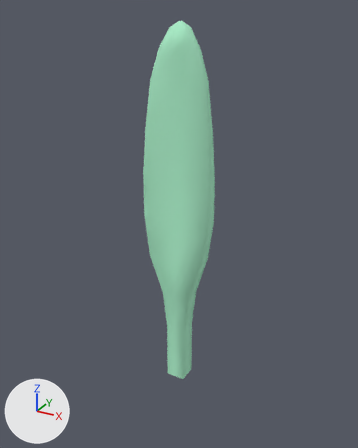
One commit to the Blender file BendyLeaf.blend: the scene before it, then after it.
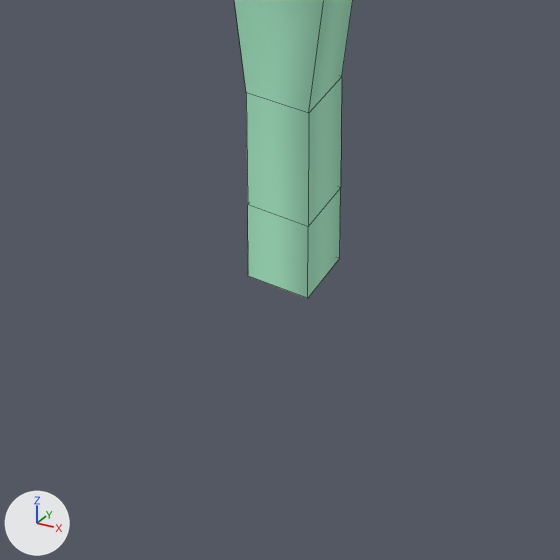
Old and new are each drawn whole from a camera (50 mm lens) standing at (33.4, -60.9, 58.6) and looking at (-1.4, 2.3, 27.0) and again close up on the part from 29% to 70% of the width and 67% to 100% of the height. The lights are fixed; the arrows at lower left show +X, +Y and +Z. The close-ups show mesh edges as thin lines.

Before the edit, the objects in view are built like this:
```python
me_cube_001 = bpy.data.meshes.new('Cube.001')
me_cube_001.from_pydata(...)  # 58 vertices, 58 faces; spans x -5.3..5.3, y -2.0..3.2, z 0.0..56.9
me_cube_001.polygons.foreach_set('use_smooth', [True] * 58)
me_cube_001.materials.append(mat_material_001)  # green #b3f6d1
# before: 0 (1.5, 1.5, 0.0) at pixel (339, 258), 1 (1.5, -1.5, 0.0) at pixel (307, 298), 2 (-1.5, -1.5, 0.0) at pixel (248, 276), 3 (-1.5, 1.5, 0.0)
ob_bendyleafskin = bpy.data.objects.new('BendyLeafSkin', me_cube_001)
ob_bendyleafskin.location = (0.0, 0.0, 0.0)
```
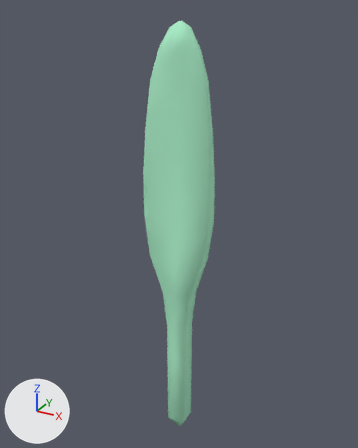
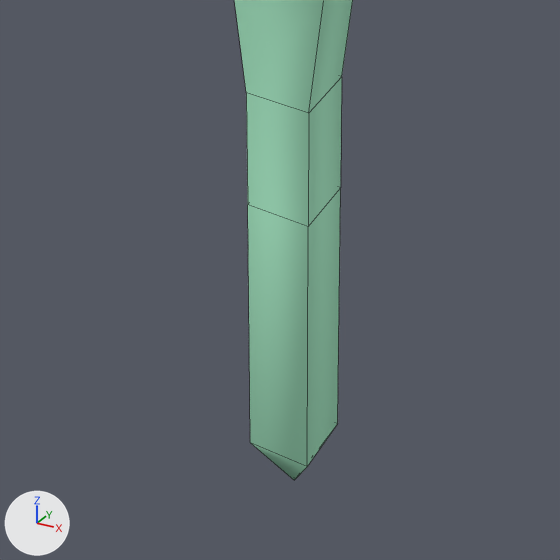
The change, as a diff of the scene's bpy script:
```diff
--- a/BendyLeaf.blend.py
+++ b/BendyLeaf.blend.py
@@ me_cube_001 @@
 me_cube_001.from_pydata(...)  # 58 vertices, 58 faces; spans x -5.3..5.3, y -2.0..3.2, z 0.0..56.9
 # used by ob_bendyleafskin; location = (0.0, 0.0, 0.0)
 # verts and faces of me_cube_001; kept vertices keep their numbers, new ones are numbered from 58
+# me_cube_001 part 1
+for i in [*range(0, 4)]: verts[i] += (0.0, 0.0, -10.0)
+verts[58] = (0.0, 0.0, -13.0)  # pixel (294, 480)
+faces += [(1, 2, 58), (0, 1, 58), (0, 58, 3), (2, 3, 58)]
 me_cube_001.materials.append(mat_material_001)
```

Boxes [x1, y1, x2, y2] around the edits, measured in the close-ups (560 x 560 px):
'BendyLeafSkin', reshaped
    before: [234, 0, 353, 298]
    after: [234, 0, 353, 480]
part 1 of me_cube_001, built on
    before: [248, 188, 341, 298]
    after: [248, 188, 341, 480]
